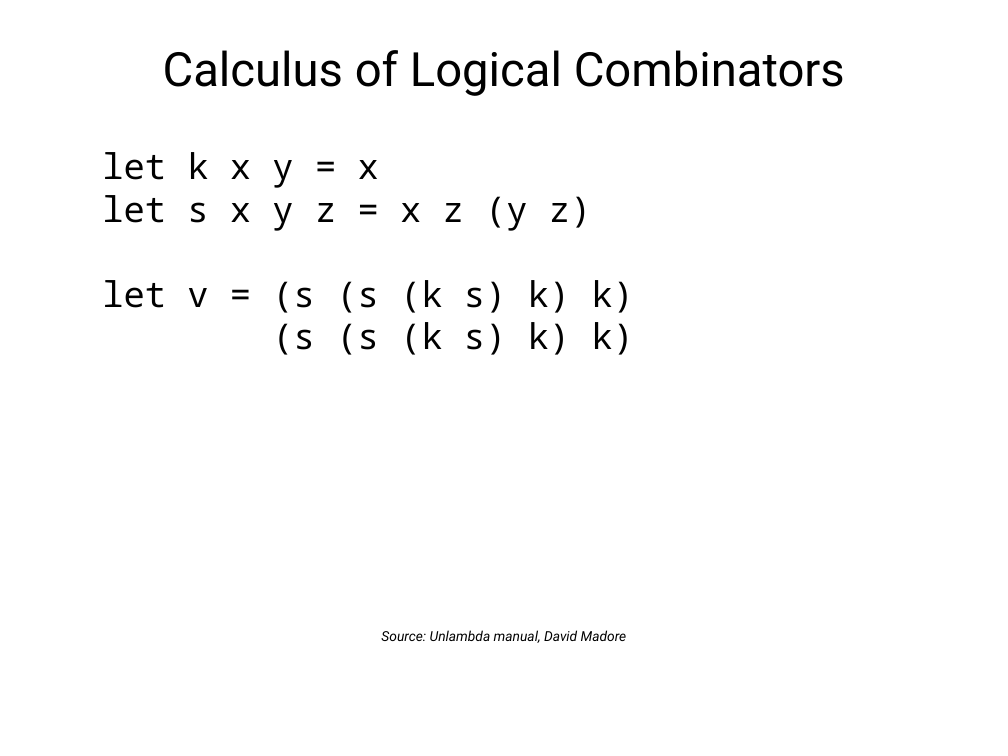
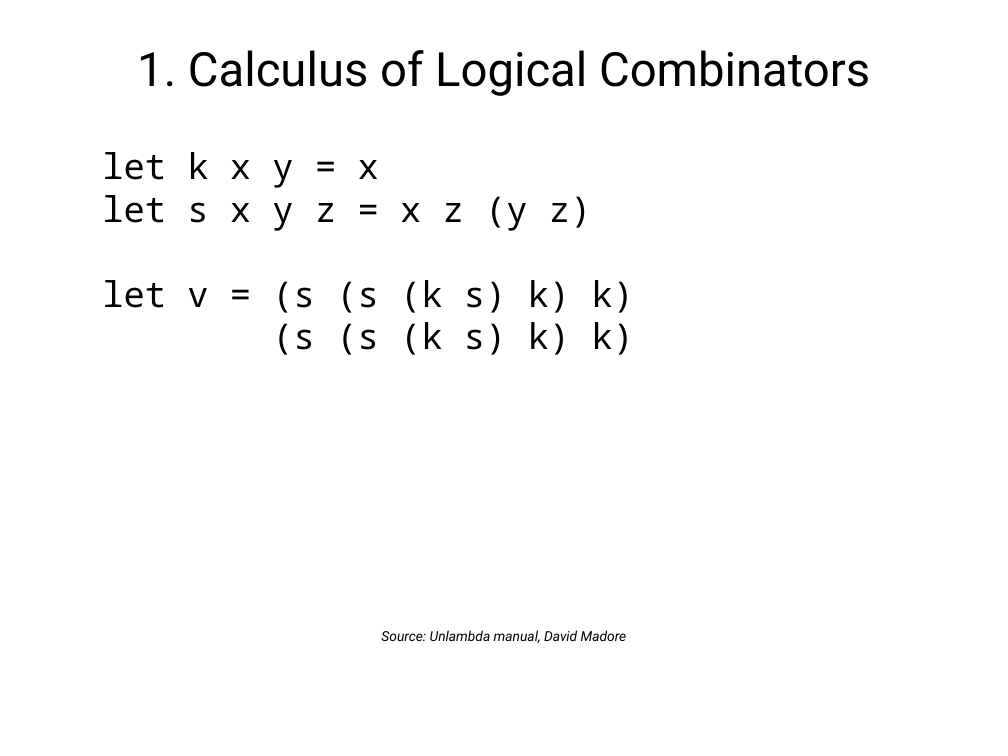
Before and after one commit to degoes-consulting/lambdaconf-2015, a slide deck: slide 11 of speakers/mcclure/IntroducingEmily0515_PPT.ppt (slide 10 before the commit). Drawn at 1008x756 pixels with LibreOffice and Linux fonts; fonts in the diff are those of the drawing. Boxes give left, top, right and bottom in pixels: in the first picture for what was removed or moved away, otherwise in the second. Text is boxed around its words. In the diff, an @@ line names an element or a change of style, - is before the commit and + after.

```diff
--- a/speakers/mcclure/IntroducingEmily0515_PPT.ppt
+++ b/speakers/mcclure/IntroducingEmily0515_PPT.ppt
@@ text at box(137, 50, 870, 96): text changed @@
-Calculus of Logical Combinators
+1. Calculus of Logical Combinators
```
Also in this commit, not shown: 13 other slides changed, 5 slides added, 2 other files.
